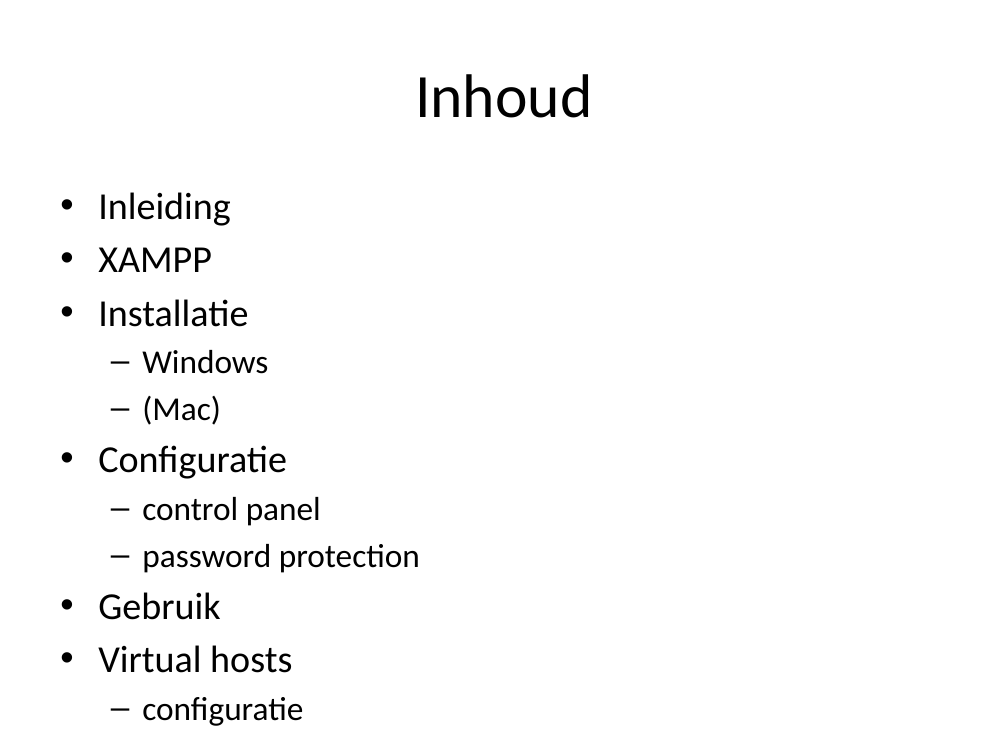
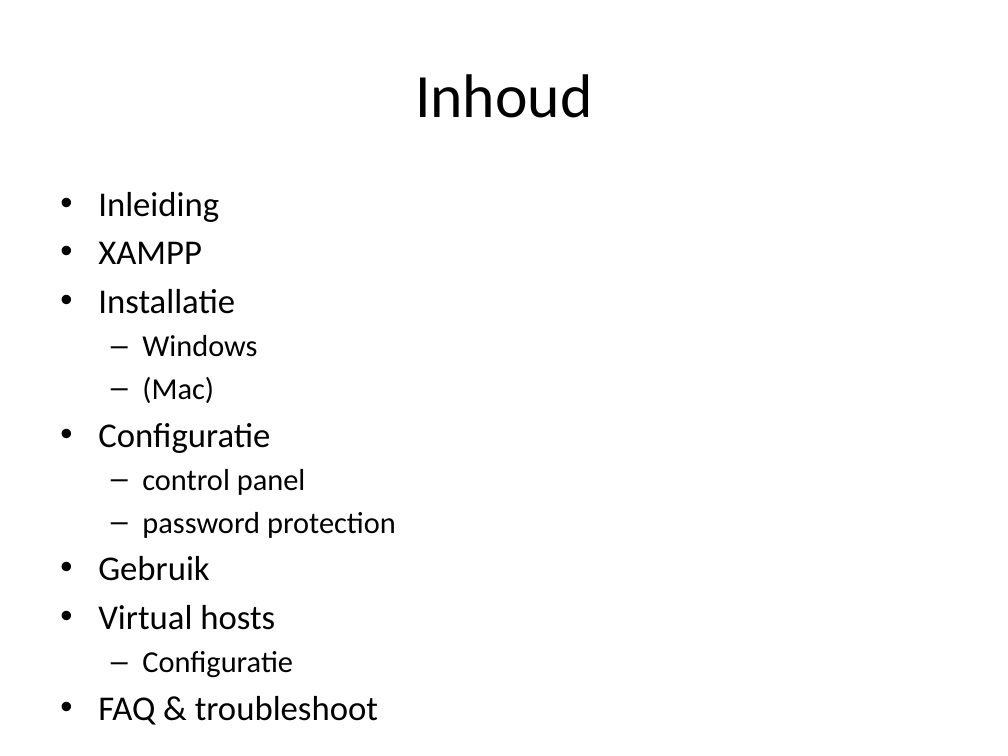
Before and after one commit to ajkea/web-backend-1, a slide deck: slide 2 of public/cursus/virtual-server-setup.pptx. Drawn at 1008x756 pixels with LibreOffice and Linux fonts; fonts in the diff are those of the drawing. Boxes give left, top, right and bottom in pixels: in the first picture for what was removed or moved away, otherwise in the second. Text is boxed around its words. In the diff, an @@ line names an element or a change of style, - is before the commit and + after.

Commit message:
updaten virtual server setup

```diff
--- a/public/cursus/virtual-server-setup.pptx
+++ b/public/cursus/virtual-server-setup.pptx
@@ text at <box>98,192,396,630</box>: size 27.2 to 24.8 pt in "Inleiding", "XAMPP", "Installatie", "Configuratie" and 2 more places; size 23.8 to 21.7 pt in "Windows", "(Mac)", "control panel", "password protection" @@
@@ text at <box>98,651,378,725</box>: text changed; size 23.8 to 24.8 pt @@
-  – configuratie
+  – Configuratie
+• FAQ & troubleshoot
```
Also in this commit, not shown: 4 other slides changed, 1 slide added, 1 other file.
